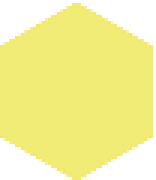
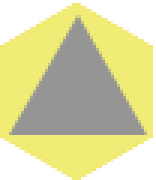
Layered file, before and after one edit (156 x 180). Changes by layer:
added layer "Shape 2" above "Layer 8" over (x1=9, y1=15, x2=147, y2=135)
hid "Layer 1" over (x1=9, y1=15, x2=147, y2=135)
